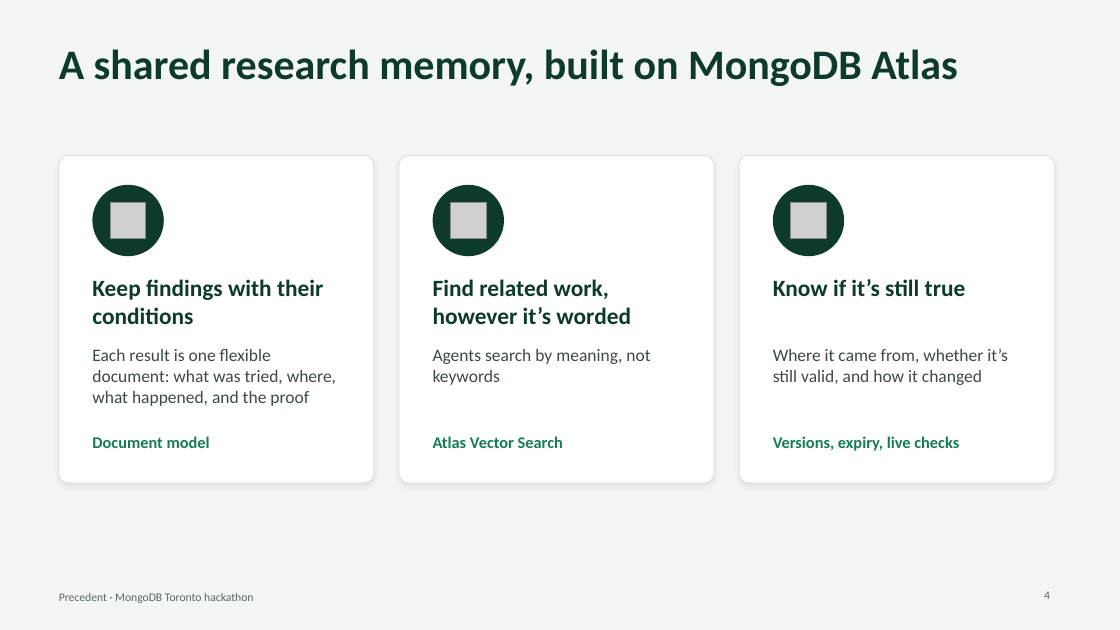
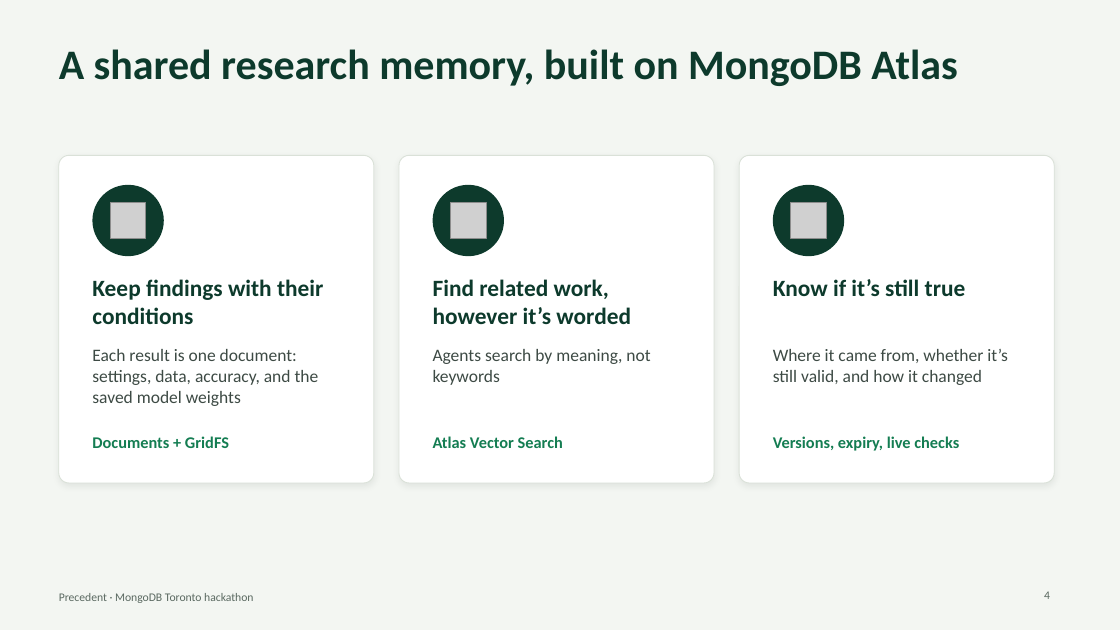
Before and after one commit to SalmaRoshdy-YG/Hackathon-project, a slide deck: slide 4 of docs/deck/precedent-deck.pptx. Drawn at 1120x630 pixels with LibreOffice and Linux fonts; fonts in the diff are those of the drawing; grey boxes stand for pictures. Boxes give left, top, right and bottom in pixels: in the first picture for what was removed or moved away, otherwise in the second. Text is boxed around its words. In the diff, an @@ line names an element or a change of style, - is before the commit and + after.

```diff
--- a/docs/deck/precedent-deck.pptx
+++ b/docs/deck/precedent-deck.pptx
@@ text at bbox=[92, 349, 319, 406]: text changed @@
-Each result is one flexible document: what was tried, where, what happened, and the proof
+Each result is one document: settings, data, accuracy, and the saved model weights
@@ text at bbox=[92, 436, 229, 448]: text changed @@
-Document model
+Documents + GridFS
```
Also in this commit, not shown: 5 other slides changed, 1 slide added, 1 slide removed, 1 other file.
